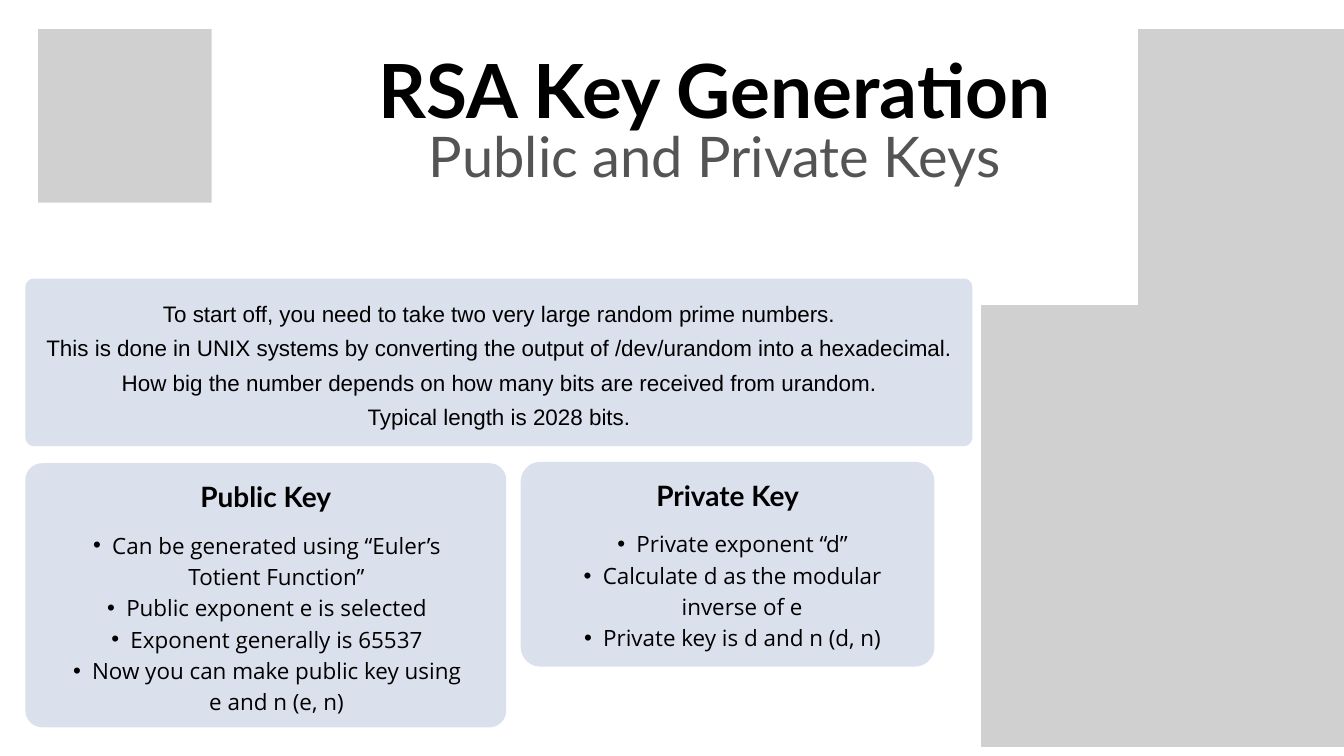
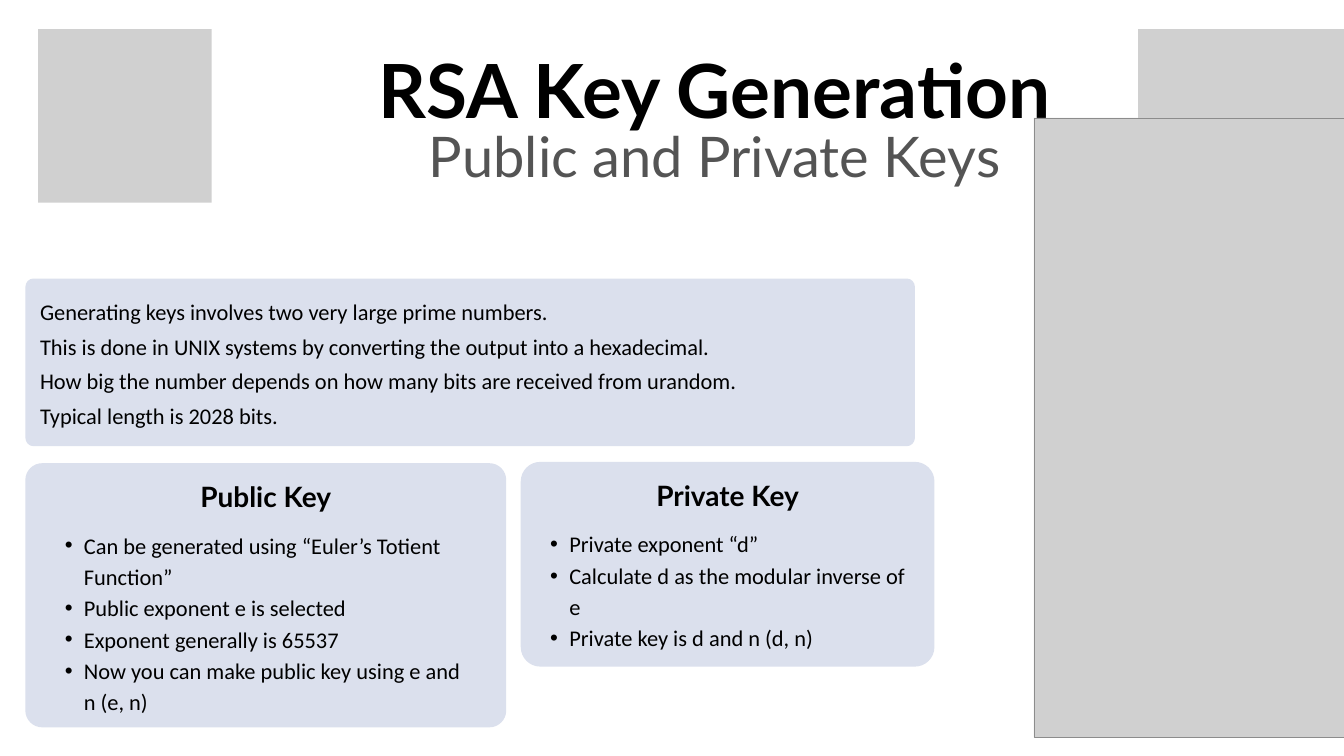
Before and after one commit to Muffinszer/cep146-teamproject1, a slide deck: slide 4 of RSA Encryption.pptx (slide 3 before the commit). Drawn at 1344x756 pixels with LibreOffice and Linux fonts; fonts in the diff are those of the drawing; grey boxes stand for pictures; background and template pictures are left out. Boxes give left, top, right and bottom in pixels: in the first picture for what was removed or moved away, otherwise in the second. Text is boxed around its words. In the diff, an @@ line names an element or a change of style, - is before the commit and + after.

```diff
--- a/RSA Encryption.pptx
+++ b/RSA Encryption.pptx
@@ picture: place and size @@
-picture at bbox=[981, 305, 1344, 747]
+picture at bbox=[1034, 118, 1344, 738]
@@ freeform shape: place and size @@
-freeform shape at bbox=[26, 279, 972, 446]
+freeform shape at bbox=[26, 279, 915, 446]
@@ text at bbox=[40, 304, 708, 359]: text changed; font Arial to Calibri @@
-To start off, you need to take two very large random prime numbers.
-This is done in UNIX systems by converting the output of /dev/urandom into a hexadecimal.
+Generating keys involves two very large prime numbers.
+This is done in UNIX systems by converting the output into a hexadecimal.
@@ text at bbox=[40, 373, 736, 428]: font Arial to Calibri in "How big the number depends on how ...", "Typical length is 2028 bits."; alignment centre to left @@
@@ text "Can be generated using “Euler’s ..." at bbox=[84, 538, 460, 713]: font Open Sans to Calibri; alignment centre to left @@
@@ text "Private exponent “d”" at bbox=[569, 536, 905, 650]: font Open Sans to Calibri; alignment centre to left @@
```
Also in this commit, not shown: 7 other slides changed, 1 slide added.
